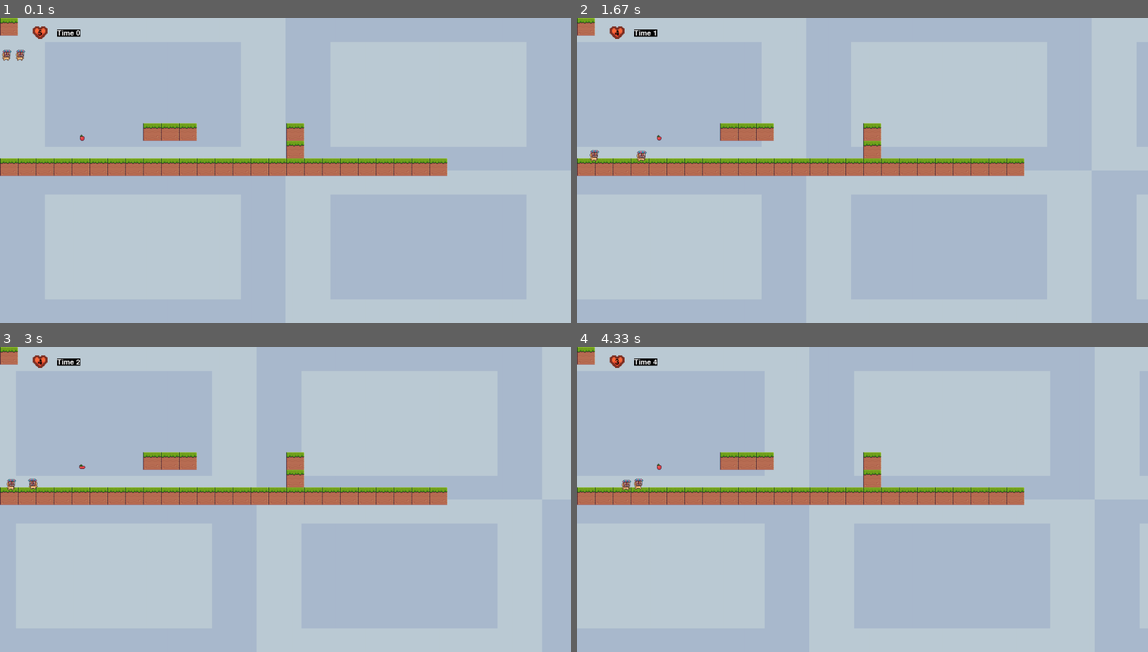
Above: before the commit, frames 1-4 (two rows, left to right).
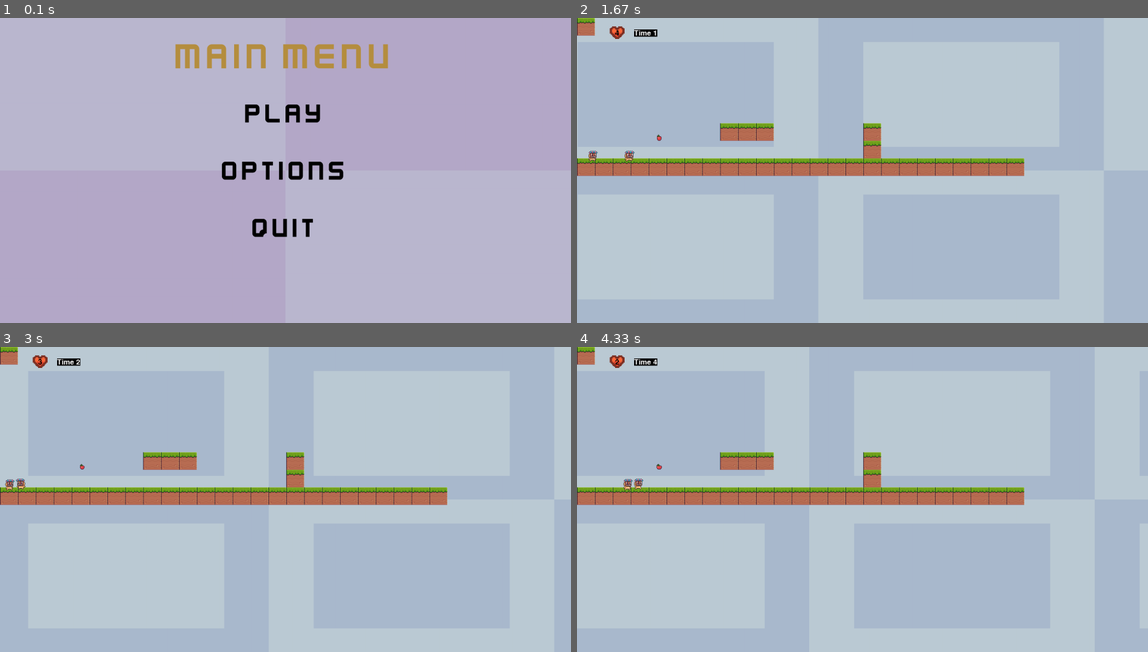
Above: after the commit, the same moments.

Repository: Maxizx/patricioBallesteros-pygame-tp-final
Game: pygame game, started from main.py
Same seed, same stepped clock (60 frames per second), same inputs: the game is played once before the commit and once after it.
Inputs (mouse positions are in pixels of both pictures, inside the frame that each line leads up to):
- Up to frame 1 (0.1 s): no input
- Up to frame 2 (1.67 s): click (862, 112) at 0.38 s, where only the run after the commit has a clickable "PLAY"; hold Right 0.67-1.13 s; move the mouse to (839, 182) at 0.7 s; hold Up 1.17-1.47 s; hold Right from 1.5 s (still down)
- Up to frame 3 (3 s): release Right at 1.97 s; hold Left 2-2.53 s; hold Down 2.57-2.87 s; hold Left from 2.9 s (still down)
- Up to frame 4 (4.33 s): release Left at 3.3 s; hold Up 3.33-3.7 s; hold Right from 3.73 s (still down)

The runs differ from the first frame. In frame 1, 32% of the frame differs, in the area x 0-93%, y 0-93%; in frame 2, 0.2%; in frame 3, 0.2%; in frame 4, less than 0.1%.

Commit message:
add main menu

Diff:
--- a/botin.py
+++ b/botin.py
@@ -22,7 +22,6 @@
         else:
             self.frame = 0
 
-
     def draw(self,pantalla):
         self.rect.x = self.ubicacion_en_x
         self.rect.y = self.ubicacion_en_y
--- a/botones.py
+++ b/botones.py
@@ -11,10 +11,10 @@
 		self.text = self.font.render(self.text_input, True, self.base_color)
 		if self.image is None:
 			self.image = self.text
-		# self.rect = self.image.get_rect(center=(self.x_pos, self.y_pos))
+		self.rect = self.image.get_rect(center=(self.x_pos, self.y_pos))
 		self.text_rect = self.text.get_rect(center=(self.x_pos, self.y_pos))
 		self.rect = self.image.get_rect(center=(self.x_pos, self.y_pos))
-		# self.image = pg.transform.scale(self.image, (self.text_rect.width , self.text_rect.height))
+		self.image = pg.transform.scale(self.image, (self.text_rect.width , self.text_rect.height))
 
 	def update(self, screen):
 		if self.image is not None:
--- a/enemigo.py
+++ b/enemigo.py
@@ -24,6 +24,7 @@
         self.image = self.animation[self.frame]
         self.rect = self.image.get_rect()
         self.direccion = "right"
+        self.grupo_enemigos = pg.sprite.Group()
 
         self.is_jump = False
 
--- a/game.py
+++ b/game.py
@@ -103,10 +103,8 @@
                 self.player_1.colision_con_objetos(muro)
                 self.enemigo_1.colision_con_objetos(muro)
 
-
             self.fruta_1.colision_con_fruta(self.player_1)
             self.player_1.colision_con_enemigo(self.enemigo_1)
-
 
             dibujar_muros(self.screen,muros)
             bloque_de_abajo.draw_bloque(self.screen)
--- a/inicio.py
+++ b/inicio.py
@@ -1,14 +1,15 @@
 import pygame as pg
 from constantes import *
 from botones import Button as Button
+from main import  *
+from game import GameManager
 # from main import game
 
 # if __name__ == "__main__":
-screen = pg.display.set_mode((ANCHO_VENTANA, ALTO_VENTANA))
 
 pg.init()
 
-SCREEN = pg.display.set_mode((1280, 720))
+SCREEN = pg.display.set_mode((ANCHO_VENTANA, ALTO_VENTANA))
 pg.display.set_caption("Menu")
 
 BG = pg.image.load("images/locations/fondos/Purple.png")
@@ -18,8 +19,11 @@
 def get_font(size): # Returns Press-Start-2P in the desired size
     return pg.font.Font("images/UI/Font/kenvector_future_thin.ttf", size)
 
-posicion_centrada = (ANCHO_VENTANA/2, ALTO_VENTANA/2)
-posicion_centrada_abajo = (ANCHO_VENTANA/2, (ALTO_VENTANA/2)+100)
+x_centrada= ANCHO_VENTANA/2
+posicion_centrada = (x_centrada, ALTO_VENTANA/2)
+posicion_centrada_abajo = (x_centrada, (ALTO_VENTANA/2)+100)
+color_boton = "Black"
+color_boton_al_apretar = "White"
 
 def game_over():
     while True:
@@ -52,18 +56,18 @@
         SCREEN.fill("black")
 
         boton_subir = pg.image.load("images/UI/PNG/grey_arrowUpWhite.png")
-        boton_subir_rect = boton_subir.get_rect(center= ((ANCHO_VENTANA/2)-50,300))
+        boton_subir_rect = boton_subir.get_rect(center= ((x_centrada)-50,300))
         boton_bajar = pg.image.load("images/UI/PNG/grey_arrowDownWhite.png")
-        boton_bajar_rect = boton_bajar.get_rect(center= (ANCHO_VENTANA/2,300))
+        boton_bajar_rect = boton_bajar.get_rect(center= (x_centrada,300))
 
 
         PLAY_TEXT = get_font(45).render("Pause", True, "White")
-        PLAY_RECT = PLAY_TEXT.get_rect(center= (ANCHO_VENTANA/2,200))
+        PLAY_RECT = PLAY_TEXT.get_rect(center= (x_centrada,200))
         SCREEN.blit(boton_subir, boton_subir_rect)
         SCREEN.blit(boton_bajar, boton_bajar_rect)
 
         PLAY_TEXT = get_font(45).render("Pause", True, "White")
-        PLAY_RECT = PLAY_TEXT.get_rect(center= (ANCHO_VENTANA/2,200))
+        PLAY_RECT = PLAY_TEXT.get_rect(center= (x_centrada,200))
         SCREEN.blit(PLAY_TEXT, PLAY_RECT)
 
         PLAY_BACK = Button(image=None, pos=posicion_centrada_abajo,
@@ -92,8 +96,7 @@
         PLAY_RECT = PLAY_TEXT.get_rect(center= posicion_centrada)
         SCREEN.blit(PLAY_TEXT, PLAY_RECT)
 
-        PLAY_BACK = Button(image=None, pos=posicion_centrada_abajo,
-                            text_input="BACK", font=get_font(75), base_color="White", hovering_color="Green")
+        PLAY_BACK = Button(image=None, pos=posicion_centrada_abajo, text_input="BACK", font=get_font(75), base_color="White", hovering_color="Green")
 
         PLAY_BACK.changeColor(PLAY_MOUSE_POS)
         PLAY_BACK.update(SCREEN)
@@ -104,7 +107,8 @@
 
             if event.type == pg.MOUSEBUTTONDOWN:
                 if PLAY_BACK.checkForInput(PLAY_MOUSE_POS):
-                    main_menu()
+                    game = GameManager()
+                    game.run()
 
         pg.display.update()
 
@@ -141,14 +145,14 @@
         MENU_MOUSE_POS = pg.mouse.get_pos()
 
         MENU_TEXT = get_font(100).render("MAIN MENU", True, "#b68f40")
-        MENU_RECT = MENU_TEXT.get_rect(center=(640, 100))
+        MENU_RECT = MENU_TEXT.get_rect(center=(x_centrada, 100))
 
-        PLAY_BUTTON = Button(image=pg.image.load("images/UI/PNG/blue_button04.png"), pos=(ANCHO_VENTANA/2, 250),
-                            text_input="PLAY", font=get_font(75), base_color="#d7fcd4", hovering_color="White")
-        OPTIONS_BUTTON = Button(image=pg.image.load("images/UI/PNG/blue_button04.png"), pos=(ANCHO_VENTANA/2, 400),
-                            text_input="OPTIONS", font=get_font(75), base_color="#d7fcd4", hovering_color="White")
-        QUIT_BUTTON = Button(image=pg.image.load("images/UI/PNG/blue_button04.png"), pos=(ANCHO_VENTANA/2, 550),
-                            text_input="QUIT", font=get_font(75), base_color="#d7fcd4", hovering_color="White")
+        PLAY_BUTTON = Button(image=pg.image.load("images/UI/PNG/blue_button04.png"), pos=(x_centrada, 250),
+                            text_input="PLAY", font=get_font(75), base_color = color_boton, hovering_color = color_boton_al_apretar)
+        OPTIONS_BUTTON = Button(image=pg.image.load("images/UI/PNG/blue_button04.png"), pos=(x_centrada, 400),
+                            text_input="OPTIONS", font=get_font(75), base_color = color_boton, hovering_color = color_boton_al_apretar)
+        QUIT_BUTTON = Button(image=pg.image.load("images/UI/PNG/blue_button04.png"), pos=(x_centrada, 550),
+                            text_input="QUIT", font=get_font(75), base_color = color_boton, hovering_color = color_boton_al_apretar)
 
         SCREEN.blit(MENU_TEXT, MENU_RECT)
 
@@ -161,8 +165,9 @@
                 pg.quit()
             if event.type == pg.MOUSEBUTTONDOWN:
                 if PLAY_BUTTON.checkForInput(MENU_MOUSE_POS):
-                    # game()
-                    pass
+                    game = GameManager()
+                    game.run()
+
                 if OPTIONS_BUTTON.checkForInput(MENU_MOUSE_POS):
                     # options()
                     pause()
--- a/main.py
+++ b/main.py
@@ -1,4 +1,4 @@
-from game import GameManager
+from inicio import *
 """ # from inicio import *
 
 # pg.font.init()
@@ -102,5 +102,4 @@
  """
 
 if __name__ == '__main__':
-    game = GameManager()
-    game.run()
+    main_menu()
